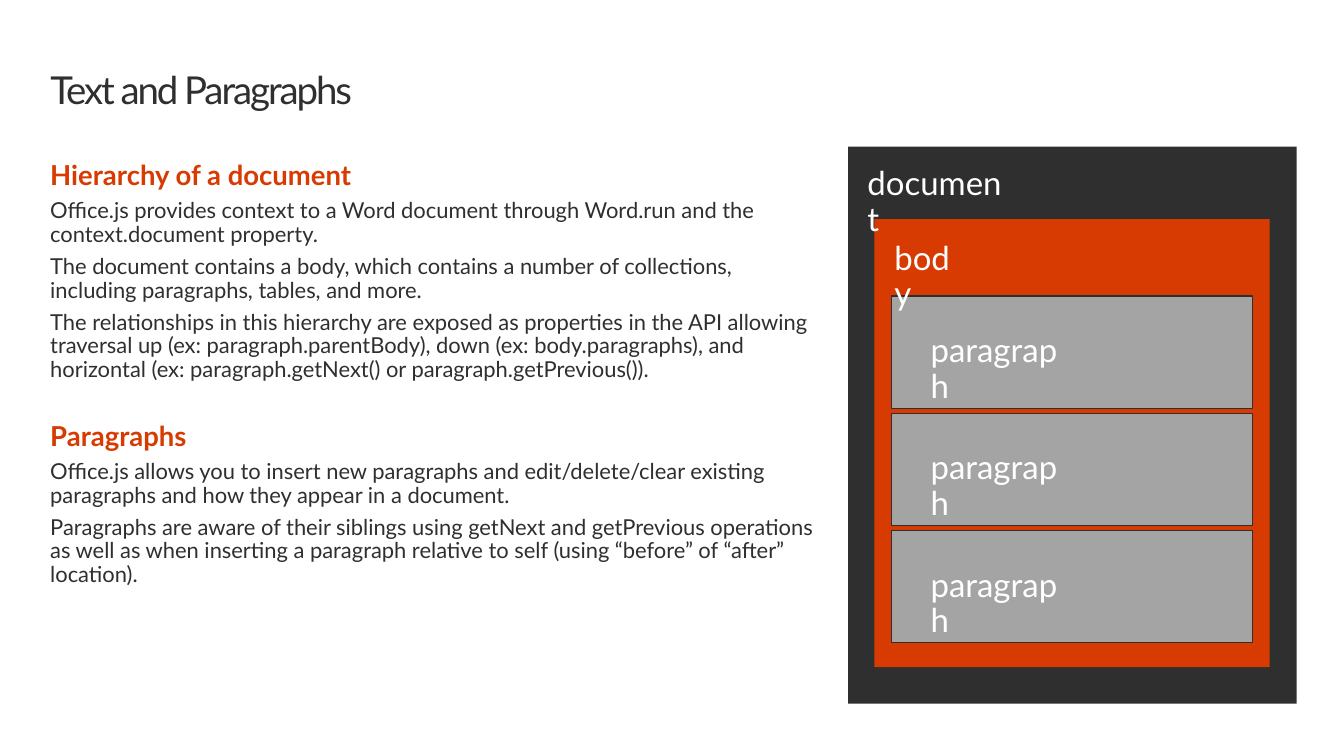
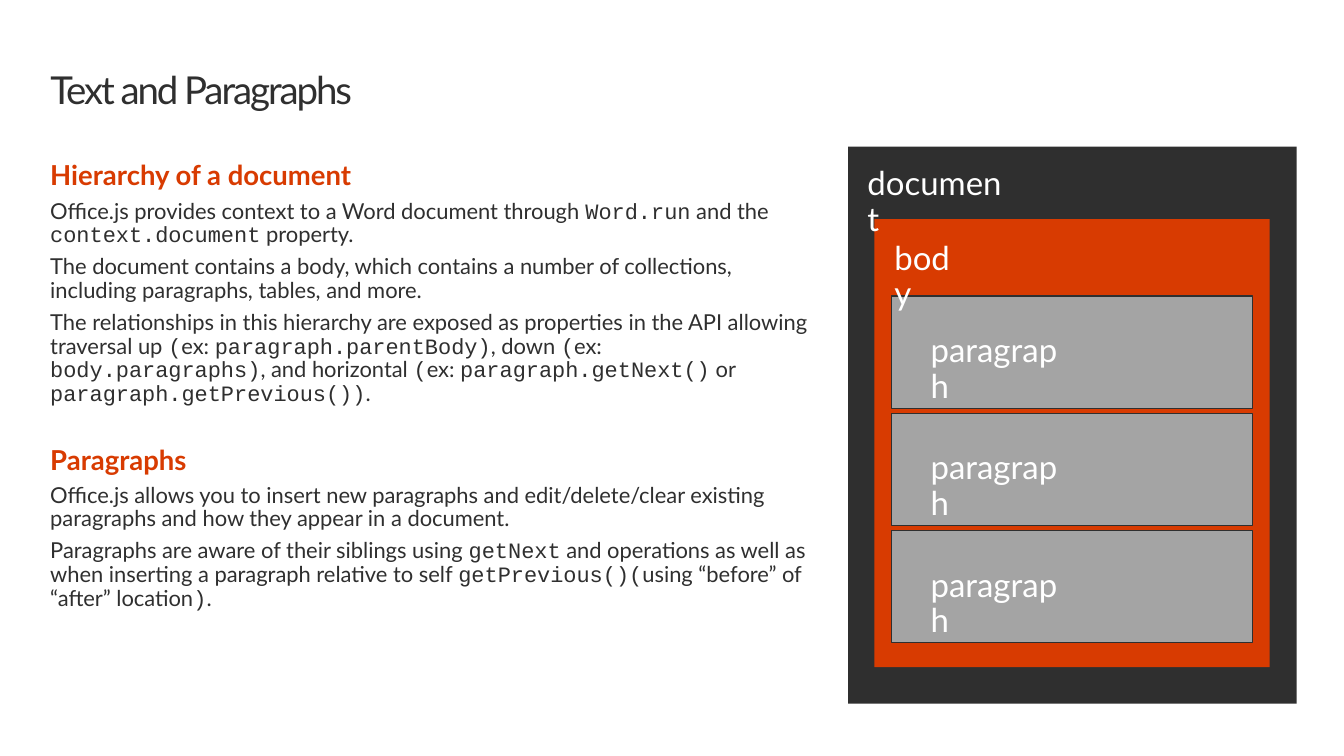
Before and after one commit to OfficeDev/TrainingContent, a slide deck: slide 5 of OfficeAddin/01 Building Add-ins for Microsoft Word/01 Text and Formatting in Word Add-ins.pptx. Drawn at 1344x756 pixels with LibreOffice and Linux fonts; fonts in the diff are those of the drawing; background and template pictures are left out. Boxes give left, top, right and bottom in pixels: in the first picture for what was removed or moved away, otherwise in the second. Text is boxed around its words. In the diff, an @@ line names an element or a change of style, - is before the commit and + after.

```diff
--- a/OfficeAddin/01 Building Add-ins for Microsoft Word/01 Text and Formatting in Word Add-ins.pptx
+++ b/OfficeAddin/01 Building Add-ins for Microsoft Word/01 Text and Formatting in Word Add-ins.pptx
@@ text at bbox=[50, 203, 807, 406]: font Lato to Courier New in "Word.run context.document", "(ex: paragraph.parentBody), (ex: body.paragraphs), (ex: para ..." @@
@@ text at bbox=[50, 542, 805, 611]: text changed @@
-Paragraphs are aware of their siblings using getNext and getPrevious operations as well as when inserting a paragraph relative to self (using “before” of “after” location).
+Paragraphs are aware of their siblings using getNext and operations as well as when inserting a paragraph relative to self getPrevious()(using “before” of “after” location).
```
Also in this commit, not shown: 2 other slides changed, 41 other files.
